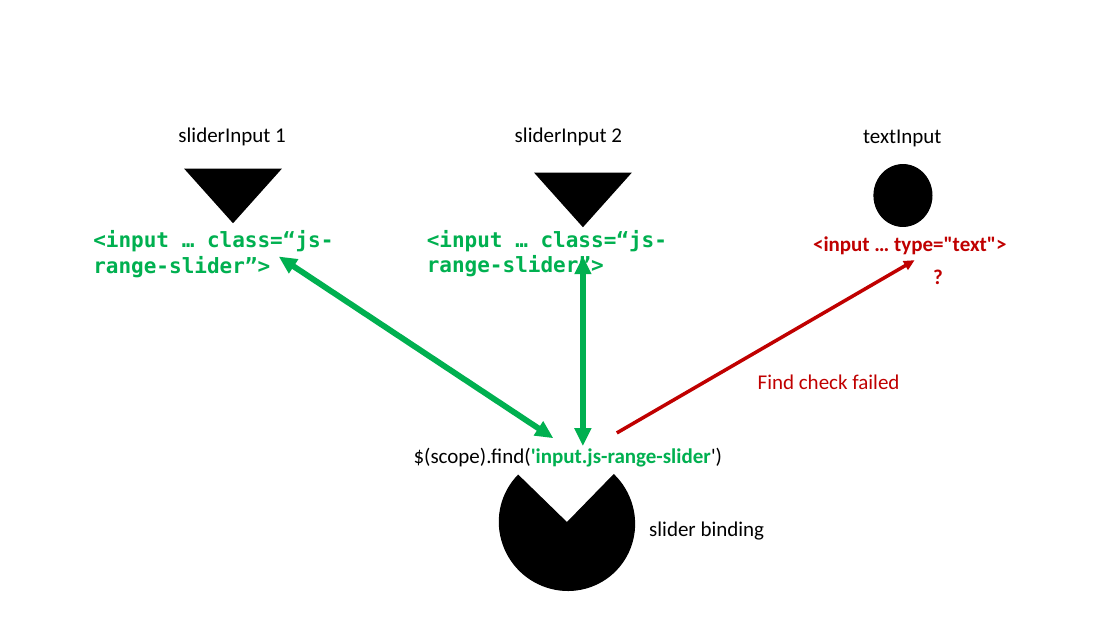
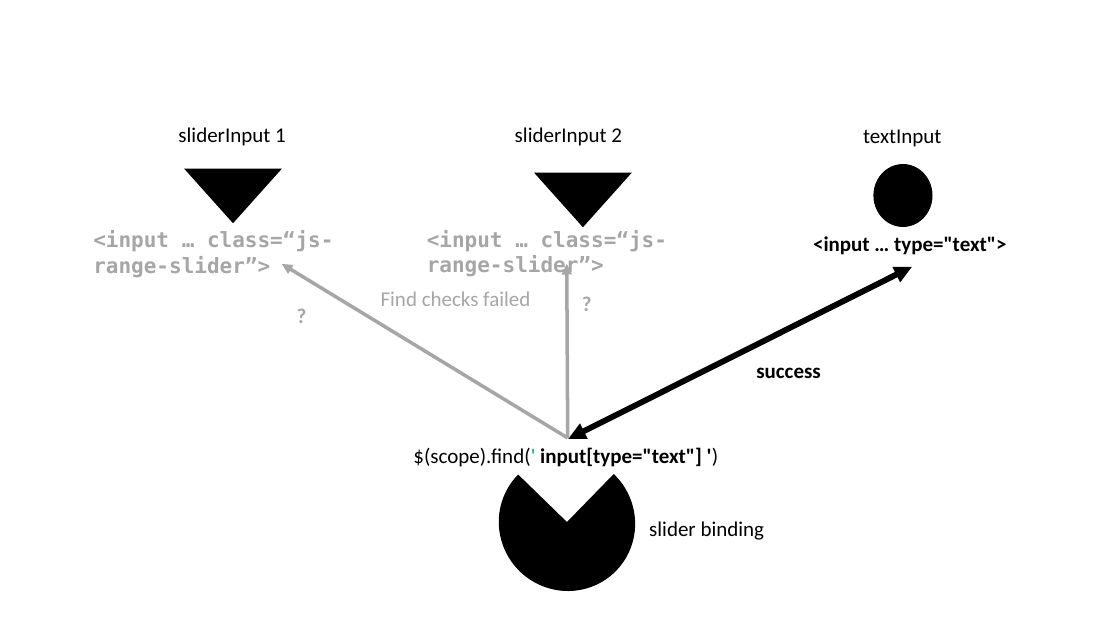
Before and after one commit to DivadNojnarg/outstanding-shiny-ui, a slide deck: slide 1 of images/survival-kit/shiny-find-inputs.pptx. Drawn at 1120x630 pixels with LibreOffice and Linux fonts; fonts in the diff are those of the drawing. Boxes give left, top, right and bottom in pixels: in the first picture for what was removed or moved away, otherwise in the second. Text is boxed around its words. In the diff, an @@ line names an element or a change of style, - is before the commit and + after.

```diff
--- a/images/survival-kit/shiny-find-inputs.pptx
+++ b/images/survival-kit/shiny-find-inputs.pptx
@@ text "<input … class=“js-range-slider”>" at (x1=93, y1=230, x2=333, y2=277): text colour #00B050 to #A6A6A6 @@
@@ text "<input … class=“js-range-slider”>" at (x1=427, y1=230, x2=667, y2=277): text colour #00B050 to #A6A6A6 @@
@@ text "<input … type="text">" at (x1=813, y1=236, x2=1006, y2=255): text colour #C00000 to #000000 @@
@@ double arrow removed from (279, 257) to (553, 438) @@
@@ arrow moved from (617, 433) - (915, 260) to (568, 438) - (282, 264) @@
@@ arrow (568, 438) - (282, 264): stroke #C00000 3 pt to #A6A6A6 3 pt @@
@@ double arrow moved from (583, 257) - (583, 446) to (568, 438) - (567, 264) @@
@@ double arrow (568, 438) - (567, 264): double arrow to arrow; stroke #00B050 5 pt to #A6A6A6 3 pt @@
@@ double arrow added from (912, 267) to (569, 439), #000000 5 pt @@
@@ text "?" moved from (x1=925, y1=259, x2=945, y2=292) to (x1=288, y1=298, x2=308, y2=332) @@
@@ text "?" at (x1=288, y1=298, x2=308, y2=332): text colour #C00000 to #A6A6A6 @@
@@ text at (x1=381, y1=291, x2=530, y2=306): text changed; text colour #C00000 to #A6A6A6 @@
-Find check failed
+Find checks failed
@@ text added at (x1=574, y1=287, x2=594, y2=320), 18 pt, text #A6A6A6, bold @@
+?
@@ text added at (x1=756, y1=367, x2=820, y2=378), 18 pt, text #000000, bold @@
+success
@@ text at (x1=413, y1=447, x2=702, y2=467): text changed; text colour #00B050 to #000000 @@
-$(scope).find('input.js-range-slider')
+$(scope).find(' input[type="text"] ')
```
Also in this commit, not shown: 41 other files.
